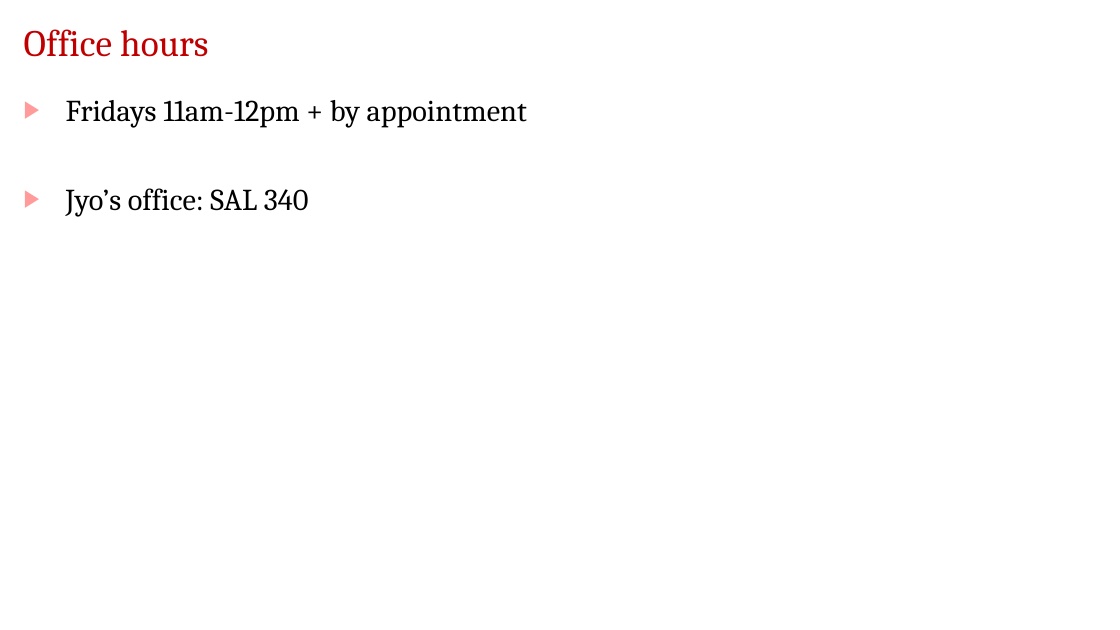
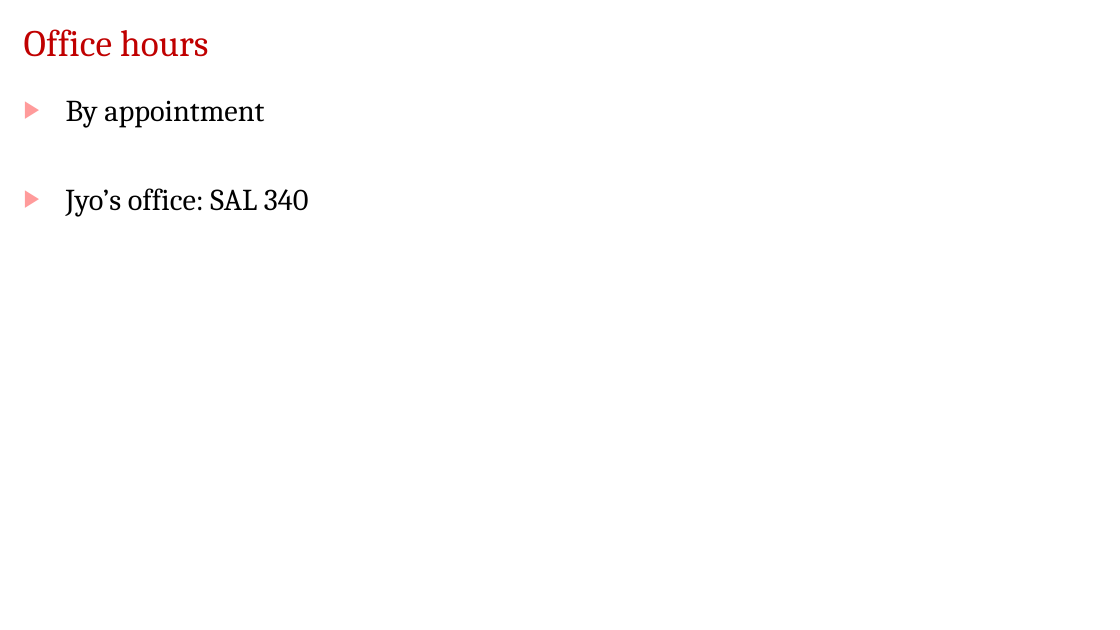
Before and after one commit to jdeshmukh/jdeshmukh.github.io, a slide deck: slide 19 of teaching/fvTheorySlides/Course-Intro.pptx. Drawn at 1120x630 pixels with LibreOffice and Linux fonts; fonts in the diff are those of the drawing; background and template pictures are left out. Boxes give left, top, right and bottom in pixels: in the first picture for what was removed or moved away, otherwise in the second. Text is boxed around its words. In the diff, an @@ line names an element or a change of style, - is before the commit and + after.

```diff
--- a/teaching/fvTheorySlides/Course-Intro.pptx
+++ b/teaching/fvTheorySlides/Course-Intro.pptx
@@ text at [66,100,264,127]: text changed @@
-▶ Fridays 11am-12pm + by appointment
+▶ By appointment
```
Also in this commit, not shown: 6 other slides changed, 2 other files.
